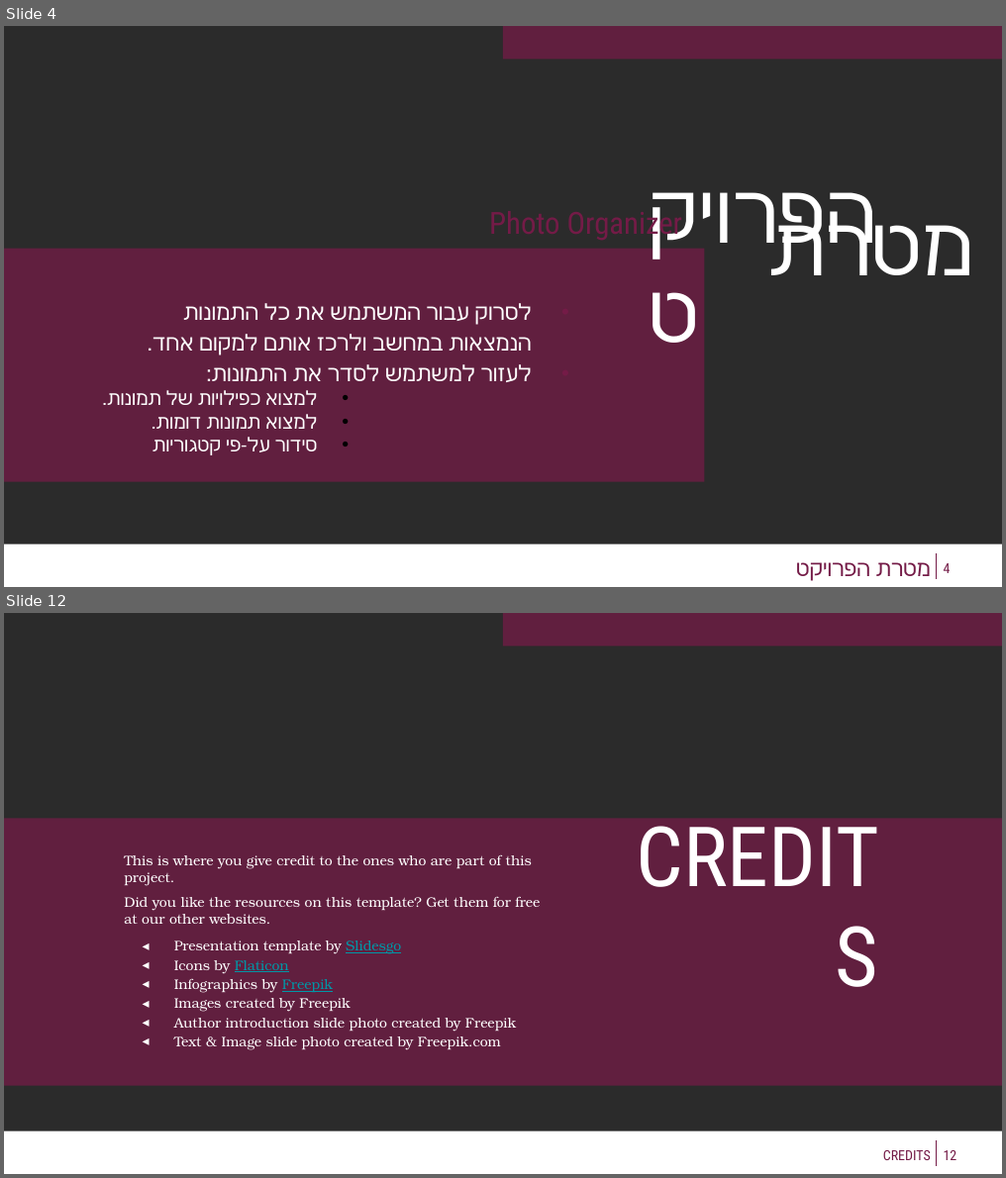
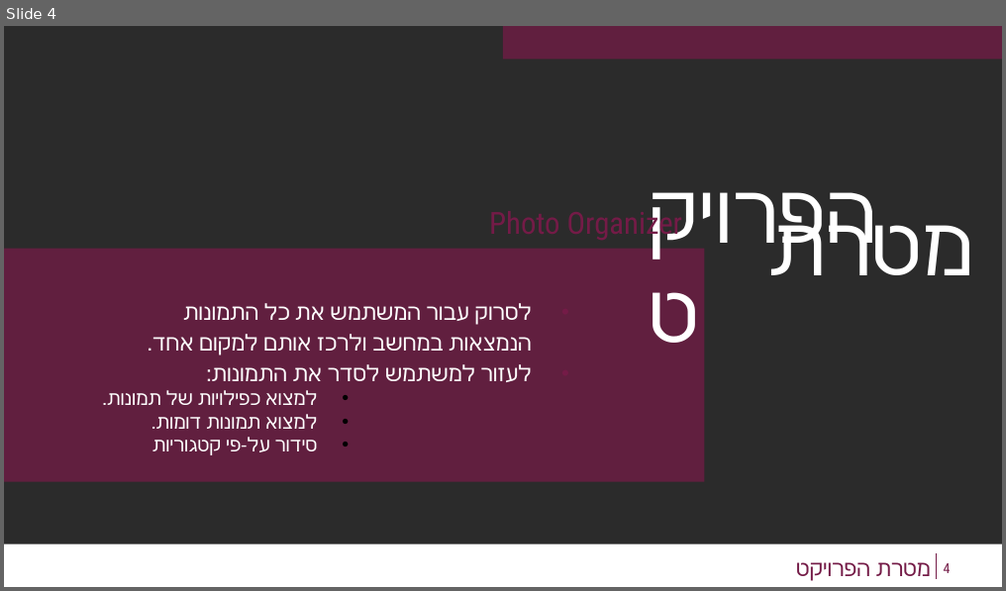
Before and after one commit to Effi-S/Image-Organizer, a slide deck: מצגת.pptx. Shown one above the other, each under a label of ours: slides 4 and 12 before the commit, slide 4 after it; the slides between them are not shown. The pictures are 1006x1178 and 1006x591 pixels, drawn with LibreOffice and Linux fonts; fonts in the diff are those of the drawing; background and template pictures are left out; a plain dark background stands for a picture behind light text. Boxes give left, top, right and bottom in pixels: in the first picture for what was removed or moved away, otherwise in the second. Text is boxed around its words. In the diff, an @@ line names an element or a change of style, - is before the commit and + after.

```diff
--- a/מצגת.pptx
+++ b/מצגת.pptx
@@ slide 12 removed at box(4, 613, 1002, 1174), background picture (left out); not listed: 3 template elements that a slide beside it also shows @@
@@ rectangle removed at box(4, 819, 1002, 1086) @@
@@ subtitle removed at box(124, 855, 540, 1051) @@
-This is where you give credit to the ones who are part of this project.
-Did you like the resources on this template? Get them for free at our other websites.
-◂ Presentation template by Slidesgo
-◂ Icons by Flaticon
-◂ Infographics by Freepik
-◂ Images created by Freepik
-◂ Author introduction slide photo created by Freepik
-◂ Text & Image slide photo created by Freepik.com
@@ title removed at box(594, 907, 889, 1013) @@
-CREDITS
@@ title removed at box(883, 1151, 931, 1160) @@
-CREDITS
@@ page number removed at box(944, 1151, 957, 1160) @@
-12
```
Also in this commit, not shown: 4 slides changed, 6 slides added, 5 other slides removed.
